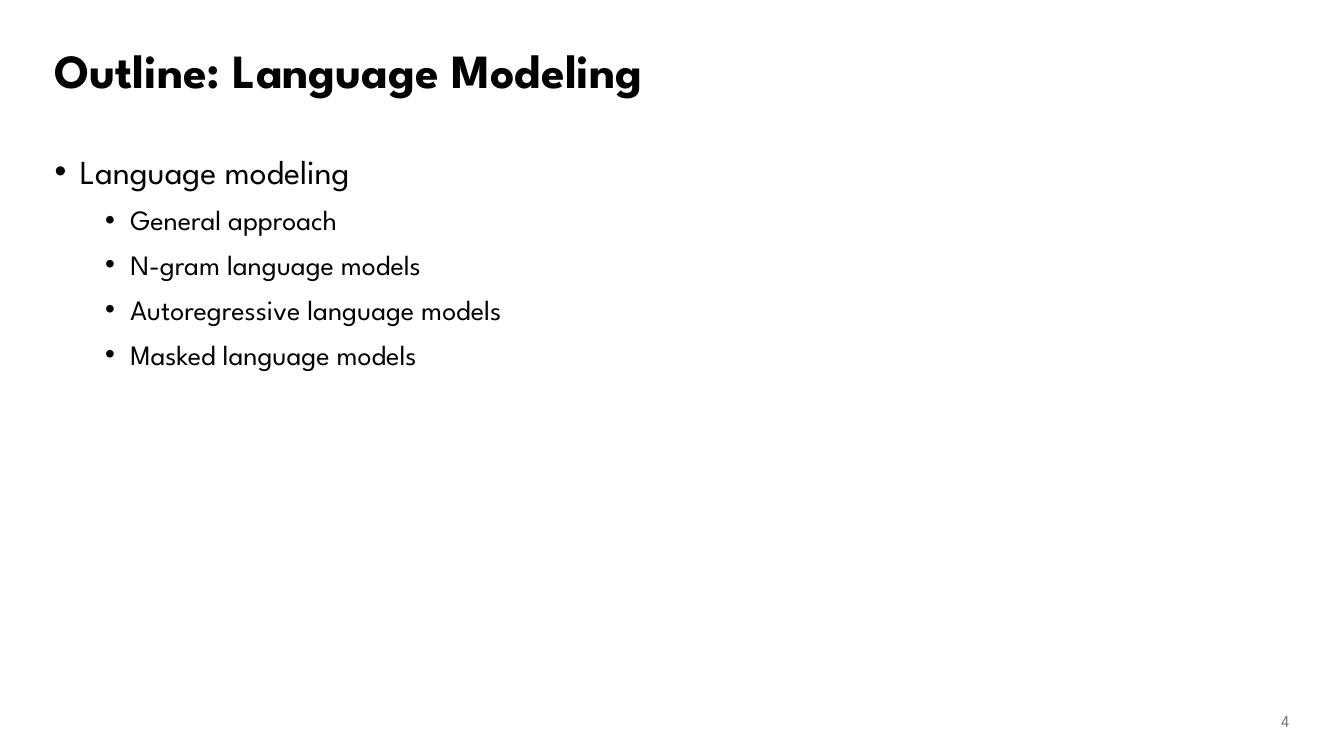
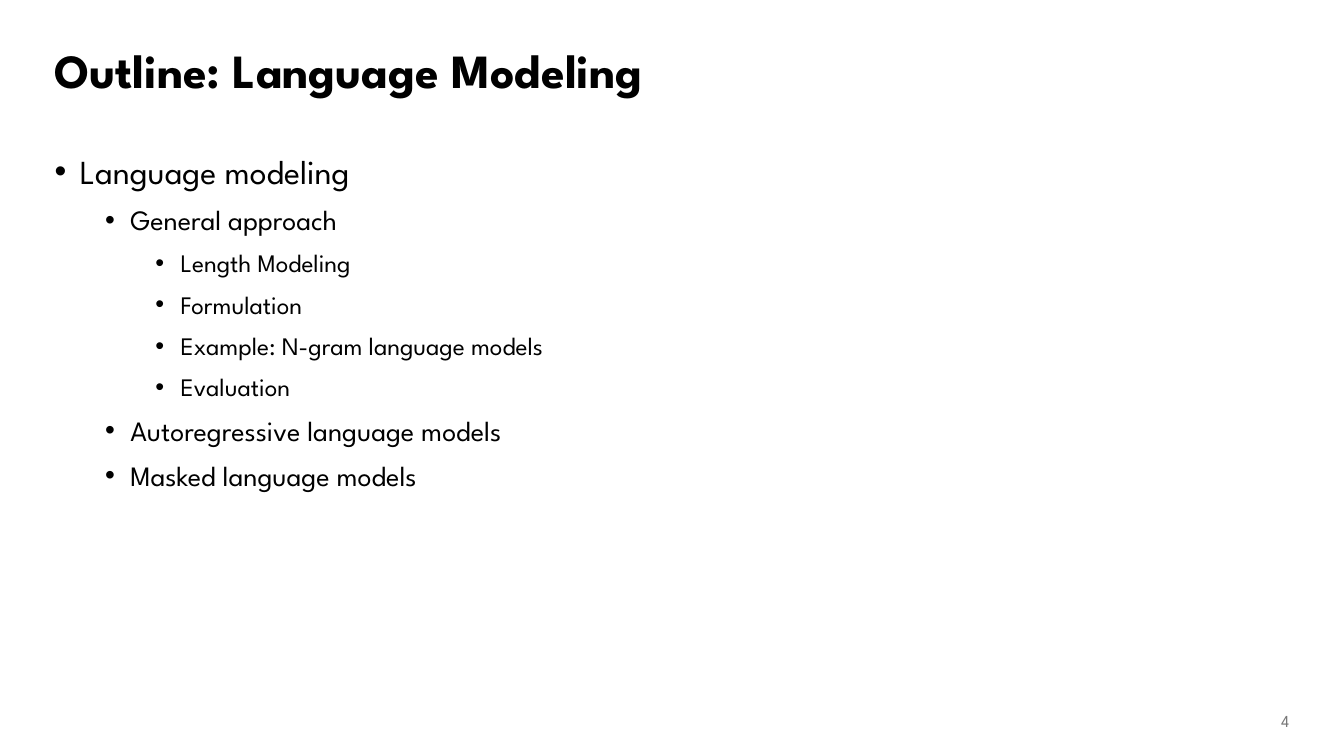
Before and after one commit to waterloo-nlp/intro-to-nlp-material, a slide deck: slide 4 of slides/lect6.1-lms.pptx. Drawn at 1344x756 pixels with LibreOffice and Linux fonts; fonts in the diff are those of the drawing. Boxes give left, top, right and bottom in pixels: in the first picture for what was removed or moved away, otherwise in the second. Text is boxed around its words. In the diff, an @@ line names an element or a change of style, - is before the commit and + after.

```diff
--- a/slides/lect6.1-lms.pptx
+++ b/slides/lect6.1-lms.pptx
@@ text at (181,254,543,397): text changed; size 20 to 18 pt @@
-  • N-gram language models
+    • Length Modeling
+    • Formulation
+    • Example: N-gram language models
+    • Evaluation
```
Also in this commit, not shown: 2 other slides changed, 19 slides added, 2 other files.
